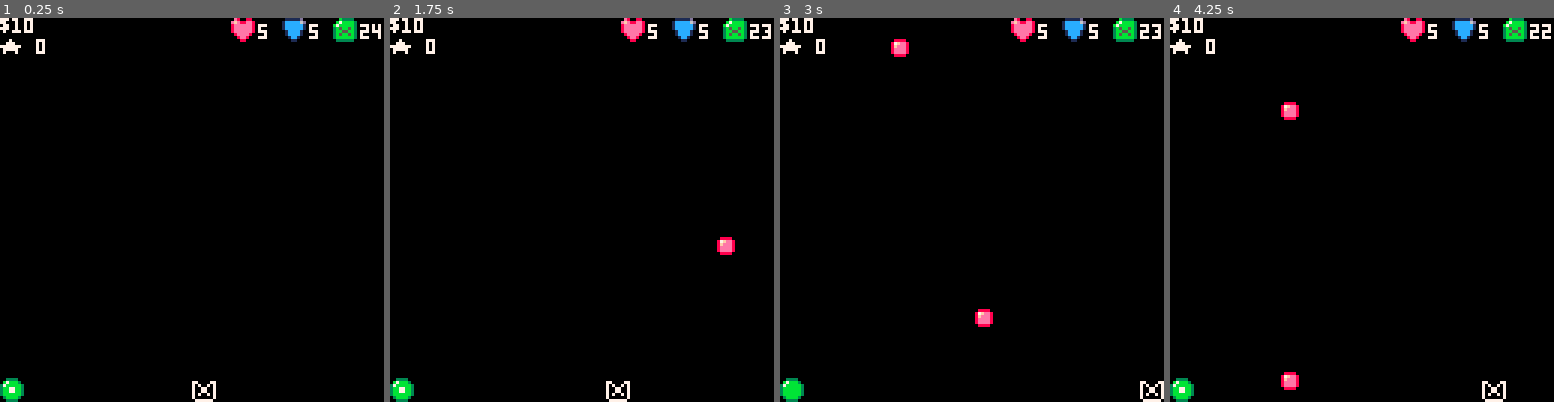
Above: before the commit, frames 1-4 (left to right).
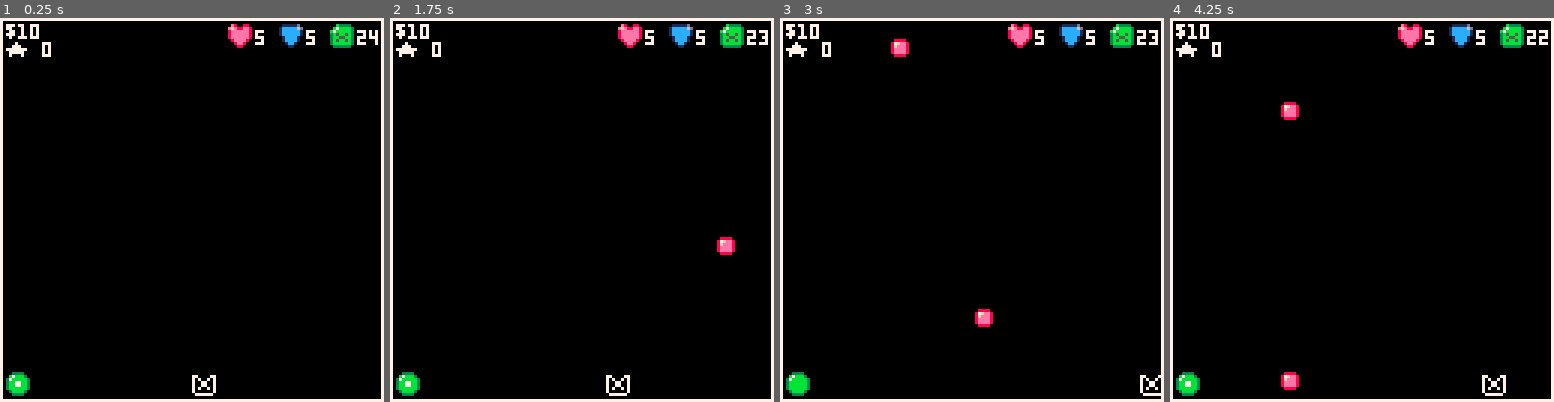
Above: after the commit, the same moments.

Repository: NinetiesPaul/Orion-s-Defender
Game: PICO-8 cartridge orionsdefender.p8
Same seed, same stepped clock (60 frames per second), same inputs: the game is played once before the commit and once after it.
Inputs:
- Up to frame 1 (0.25 s): no input
- Up to frame 2 (1.75 s): tap X (X key) at 0.33, 1.07 s; tap O (Z key) at 0.7, 1.7 s; hold Right from 1.6 s (still down)
- Up to frame 3 (3 s): tap X (X key) at 1.85, 2.97 s; release Right at 2.1 s; tap O (Z key) at 2.1, 2.5, 2.9 s; hold Up 2.15-2.42 s; hold Right from 2.47 s (still down)
- Up to frame 4 (4.25 s): release Right at 3.03 s; hold Left 3.08-3.58 s; tap O (Z key) at 3.3, 3.7, 4.1 s; hold Down 3.63-3.97 s; hold Right from 4.02 s (still down); tap X (X key) at 4.08 s

The runs differ from the first frame. In frame 1, 5.2% of the frame differs, in the area x 0-100%, y 0-100%; in frame 2, 5.2%; in frame 3, 5.1%; in frame 4, 5.2%.

Commit message:
improved enemy counting and generation; improved cooldown visualization; added margin and margin refactoring

Diff:
--- a/orionsdefender.p8
+++ b/orionsdefender.p8
@@ -43,7 +43,7 @@
 	scraps = 10
 	ship_spr = 017
 	ship_x = 64
-	ship_y = 120
+	ship_y = 118
 	fuel = 25
 	fuel_comsumption = 0.02
 	stat_multiplier = 5
@@ -72,11 +72,11 @@
 	-- enemy variables
 	enemies = {}
 	enemy_bullets = {}
-	enemy_count = 0
 end
 
 function _draw()
  cls()
+ rect(0,0,127,127,7)
 
  if current_view == 1 then
   draw_ui()
@@ -123,9 +123,9 @@
  	if (clock % 90 == 0) shop_last_bought = ""
  	print(shop_last_bought, 10, 22)
 
- 	print("up or down - change", 0, 120)
- 	print("z - select", 0,104)
- 	print("x - exit", 0, 112)
+ 	print("up or down - change", 2, 120)
+ 	print("z - select", 2,104)
+ 	print("x - exit", 2, 112)
 
  	animate_shop_selector()
  end
@@ -134,8 +134,8 @@
   destroy()
 
   print("game over",44,64)
-  if (health <= 0) print("you were destroyed",54,72)
-  if (fuel <= 0) print("you ran out of fuel",34,72)
+  if (health <= 0) print("you were destroyed",24,72)
+  if (fuel <= 0) print("you ran out of fuel",23,72)
  	print("press z or x to restart", 18, 104)
  end
 end
@@ -150,7 +150,7 @@
   if (clock % 30 == 0) create_encounter()
  end
  if current_view == 2 then
- 	if (enemy_count == 0)	start_battle()
+ 	if (count(enemies) == 0)	start_battle()
  	if (bullet_cooldown == 0) fire()
   if clock % 30 == 0 and bullet_cooldown != 0 then
  		bullet_cooldown -= 1
@@ -176,9 +176,11 @@
 end
 
 function start_battle()
- enemy_count = flr(rnd(3)) + 1 * difficulty
-
- for enemy_count = enemy_count,0,-1 do
+ enemy_count = (flr(rnd(3)) + 1) * difficulty
+
+ --for enemy_count = enemy_count,0,-1 do
+ while(enemy_count > 0)
+ do
   local enemy = {}
   enemy.spr = 016
   enemy.x = flr(rnd(15))+15
@@ -192,11 +194,10 @@
   dy = flr(rnd(4))  +1
   enemy.dy = dy
   add(enemies, enemy)
- end
-
- enemy_count += 1
+  enemy_count -= 1
+ end
+
  ship_x = 64
- ship_y = 104
  for e in all(encounters) do
   del(encounters,e)
  end
@@ -227,19 +228,19 @@
 end
 
 function draw_ui()
- print("$" .. scraps,0,0)
- if (current_view != 4) print("★ " .. score,0,7, 7)
-
- spr(003,77,0)
- print(health,86,2)
- spr(004,94,0)
- print(armor,103,2)
- spr(005,111,0)
- print(fuel,120,2)
+ print("$" .. scraps,2,2)
+ if (current_view != 4) print("★ " .. score,2,8, 7)
+
+ spr(003,76,2)
+ print(health,85,4)
+ spr(004,93,2)
+ print(armor,102,4)
+ spr(005,110,2)
+ print(fuel,119,4)
 
  if current_view == 2 then
- 	spr(016,106,112)
- 	print(enemy_count,115,114)
+ 	spr(016,2,118)
+ 	print(count(enemies),11,120)
  end
 end
 
@@ -262,7 +263,7 @@
 	 if(threat_y > 3) threat_y = 1
 	end
 
-	spr(threat_level_sprs[threat_x][threat_y],0,120)
+	spr(threat_level_sprs[threat_x][threat_y],2,118)
 end
 
 function restart_from_gameover()
@@ -311,8 +312,15 @@
 end
 
 function draw_cooldown()
-	pos_cdb_ship_y = ship_y + 6
-	line(ship_x+9,pos_cdb_ship_y,ship_x+9,pos_cdb_ship_y+bullet_cooldown,10)
+	pos = bullet_cooldown_rate - bullet_cooldown
+	for i = pos, 0, -1 do
+	line(
+	ship_x+9,
+	ship_y+7,
+	ship_x+9,
+	ship_y+(7-i),
+	10)
+	end
 end
 -->8
 -- player
@@ -345,11 +353,10 @@
 
    if (e.health <= 0) then
   	 del(enemies,e)
-   	enemy_count -= 1
    	score += 100
   	end
 
-  	if (enemy_count == 0) current_view = views[3]
+  	if (count(enemies) == 0) current_view = views[3]
   end
  end
 end
